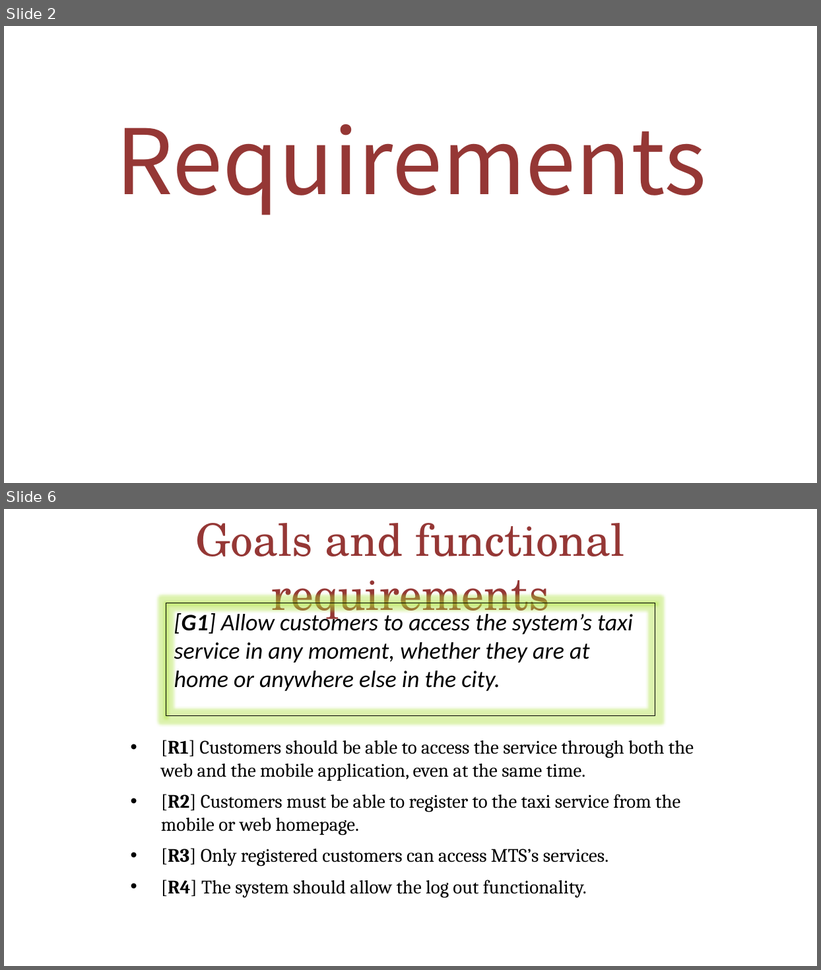
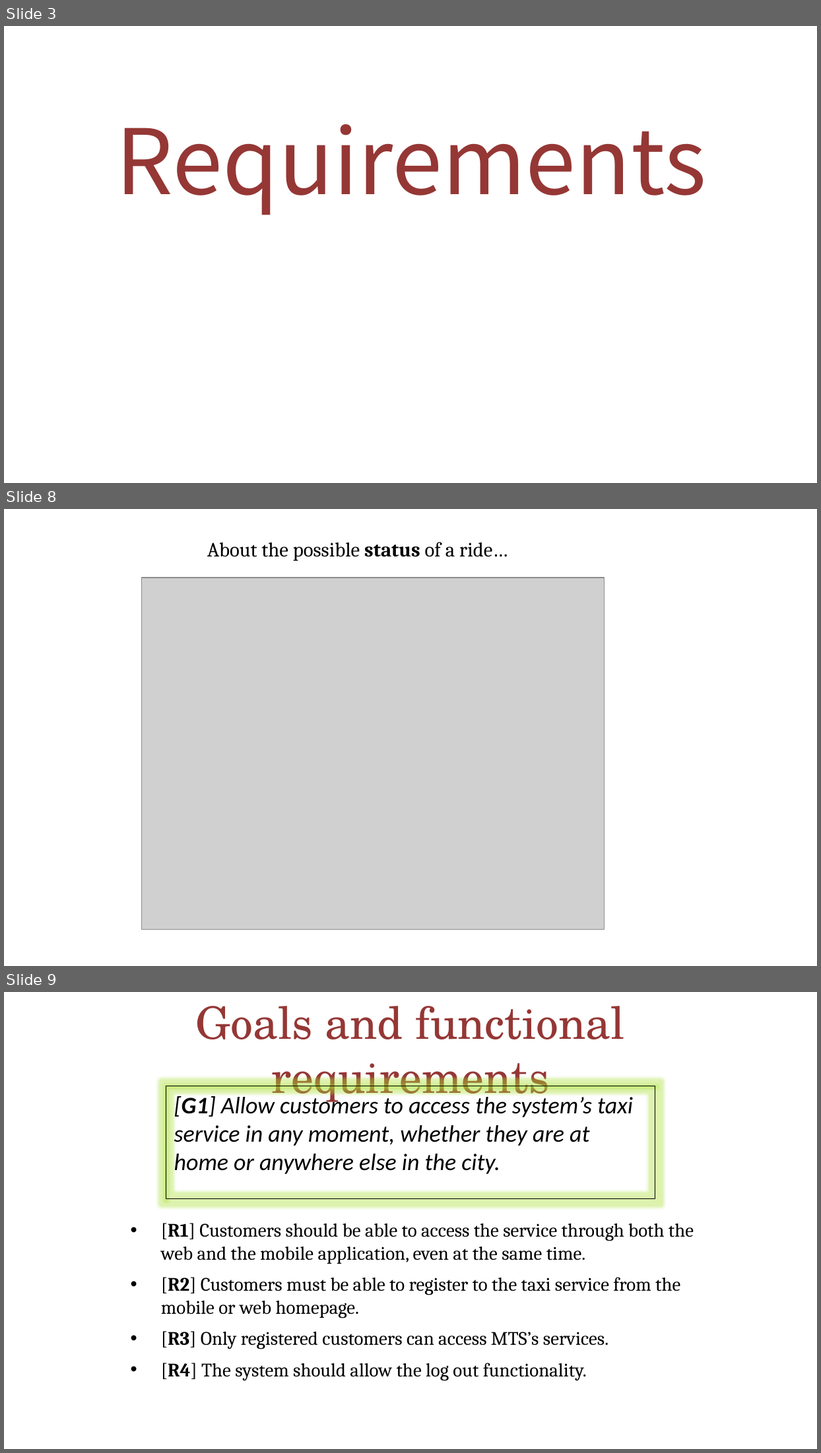
Before and after one commit to MarcoRomani/myTaxyService-SE2-PozziRomani, a slide deck: OtherStuff/FINAL PRESENTATION/MyTaxiService.pptx. Shown one above the other, each under a label of ours: slides 2 and 6 before the commit, slides 3, 8 and 9 after it; the slides between them are not shown. The pictures are 821x970 and 821x1453 pixels, drawn with LibreOffice and Linux fonts; fonts in the diff are those of the drawing; grey boxes stand for pictures. Boxes give left, top, right and bottom in pixels: in the first picture for what was removed or moved away, otherwise in the second. Text is boxed around its words. In the diff, an @@ line names an element or a change of style, - is before the commit and + after.

```diff
--- a/OtherStuff/FINAL PRESENTATION/MyTaxiService.pptx
+++ b/OtherStuff/FINAL PRESENTATION/MyTaxiService.pptx
@@ slide 8 added at (x1=4, y1=509, x2=817, y2=966), background #FFFFFF @@
@@ text added at (x1=207, y1=542, x2=508, y2=561), 18 pt, text #000000 @@
+About the possible status of a ride…
@@ picture added at (x1=141, y1=577, x2=604, y2=929) @@
@@ what was slide 2 is now slide 3 @@
@@ what was slide 6 is now slide 9 @@
```
Also in this commit, not shown: 6 slides changed, 5 other slides added, 2 other files.
